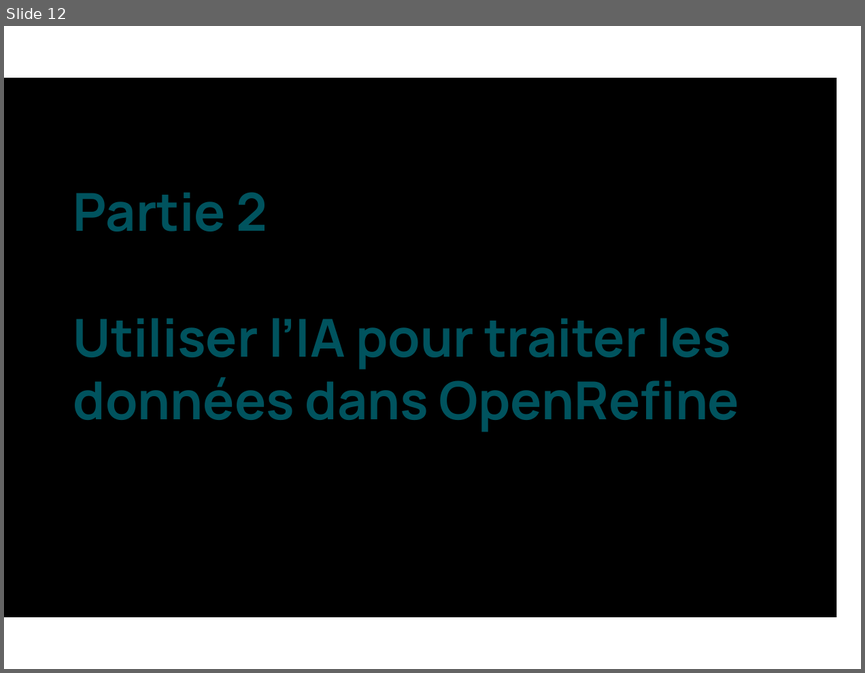
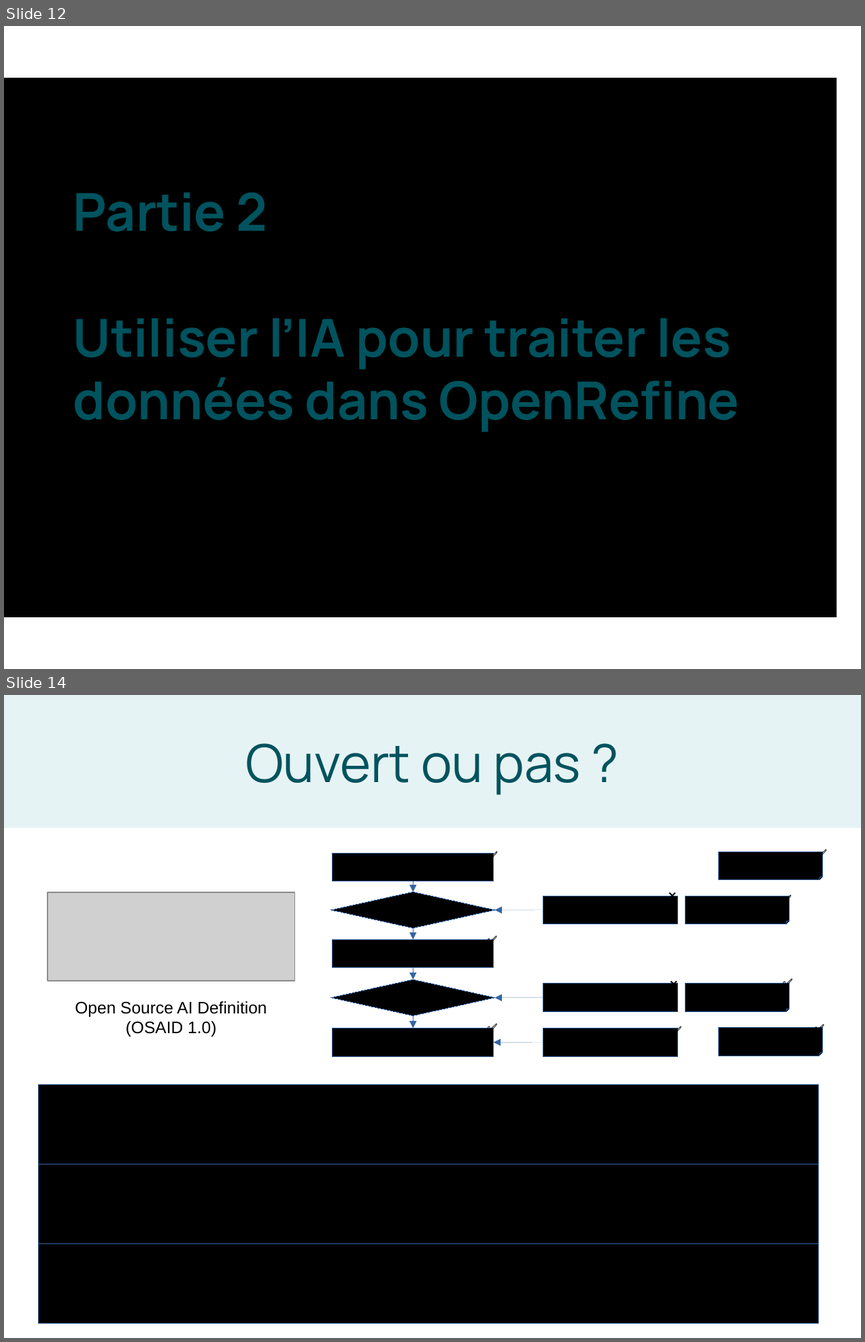
Before and after one commit to liowalter/open-refine-libreabc2025, a slide deck: presentation/openrefine-libreABC2025.odp. Shown one above the other, each under a label of ours: slide 12 before the commit, slides 12 and 14 after it; the slides between them are not shown. The pictures are 865x673 and 865x1342 pixels, drawn with LibreOffice and Linux fonts; fonts in the diff are those of the drawing; grey boxes stand for pictures. Boxes give left, top, right and bottom in pixels: in the first picture for what was removed or moved away, otherwise in the second. Text is boxed around its words. In the diff, an @@ line names an element or a change of style, - is before the commit and + after.

```diff
--- a/presentation/openrefine-libreABC2025.odp
+++ b/presentation/openrefine-libreABC2025.odp
@@ slide 14 added at (x1=4, y1=695, x2=861, y2=1338), background #FFFFFF @@
@@ title added at (x1=4, y1=695, x2=861, y2=828), fill #E6F3F4, 44 pt, text #00535E @@
+Ouvert ou pas ?
@@ group added at (x1=38, y1=843, x2=837, y2=1323): 11 texts, 9 rectangles, 7 arrows, 4 folded corners, 2 diamonds, 1 picture @@
+Pré-entraînement
+Open Source AI Definition
+(OSAID 1.0)
+✅
+✅
+✅
+✅
+✅
+✅
+✅
+✅
+❌
+❌
```
Also in this commit, not shown: 2 slides changed, 4 other slides added, 1 slide removed.
